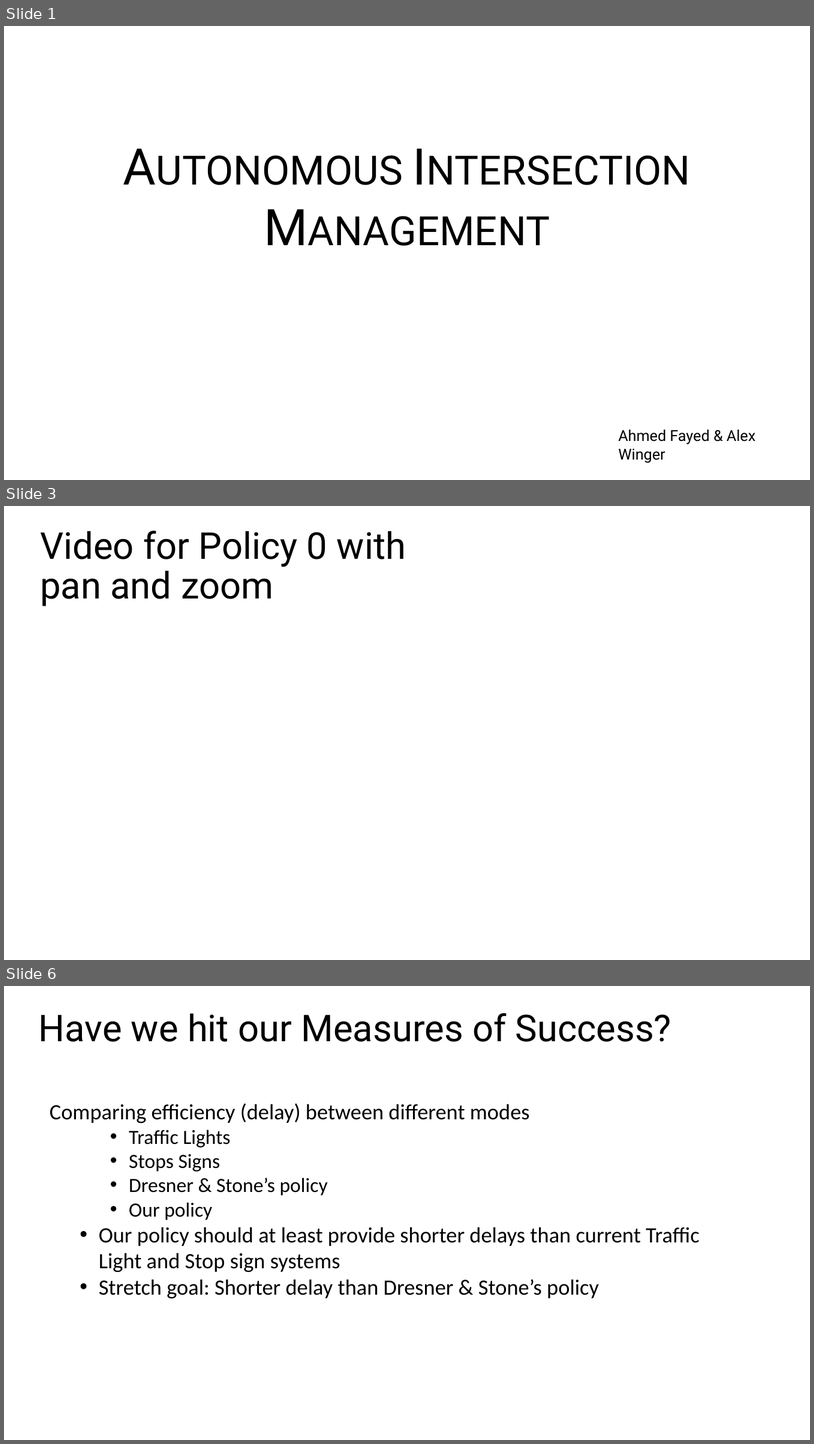
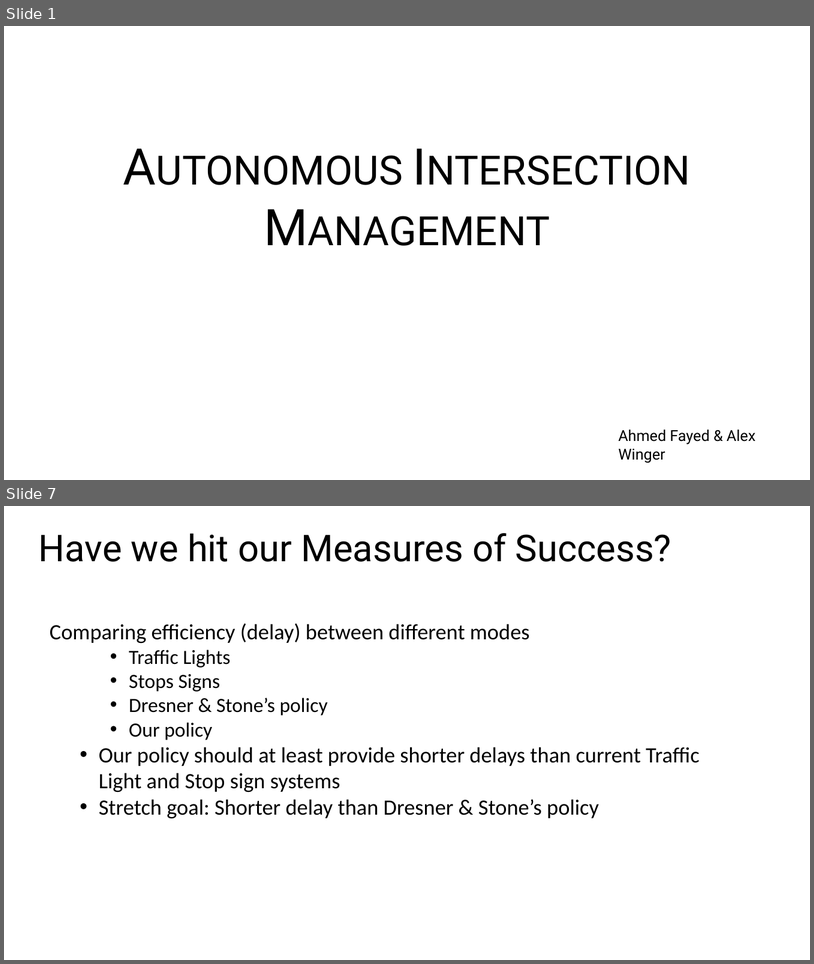
Before and after one commit to adfayed/aim_ros, a slide deck: Final Project Presentation.pptx. Shown one above the other, each under a label of ours: slides 1, 3 and 6 before the commit, slides 1 and 7 after it; the slides between them are not shown. The pictures are 814x1444 and 814x964 pixels, drawn with LibreOffice and Linux fonts; fonts in the diff are those of the drawing. Boxes give left, top, right and bottom in pixels: in the first picture for what was removed or moved away, otherwise in the second. Text is boxed around its words. In the diff, an @@ line names an element or a change of style, - is before the commit and + after.

```diff
--- a/Final Project Presentation.pptx
+++ b/Final Project Presentation.pptx
@@ slide 3 removed at <box>4,506,810,960</box>, background #FFFFFF @@
@@ text removed at <box>40,531,406,606</box> @@
-Video for Policy 0 with pan and zoom
@@ what was slide 6 is now slide 7 @@
```
Also in this commit, not shown: 3 slides changed, 6 slides added, 1 other slide removed.
